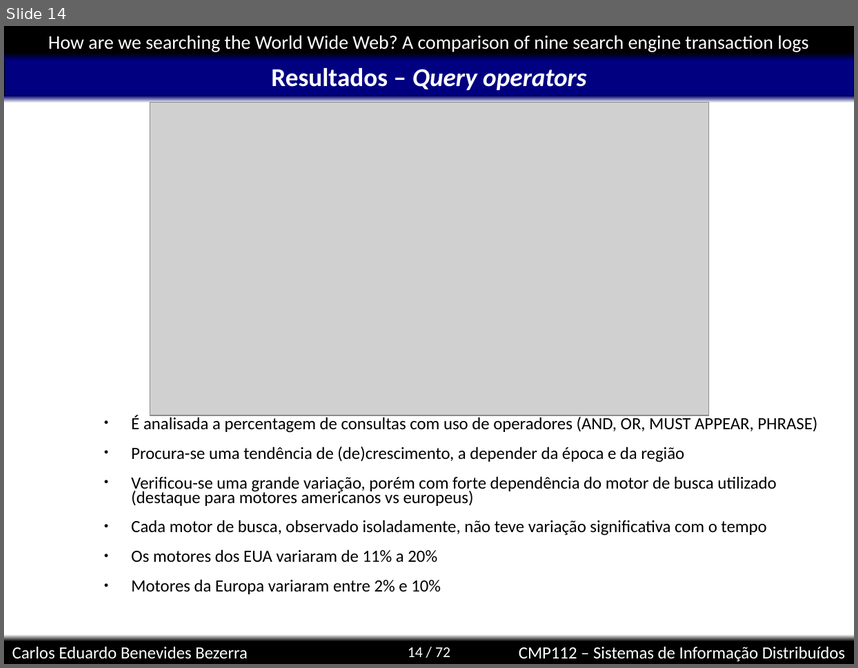
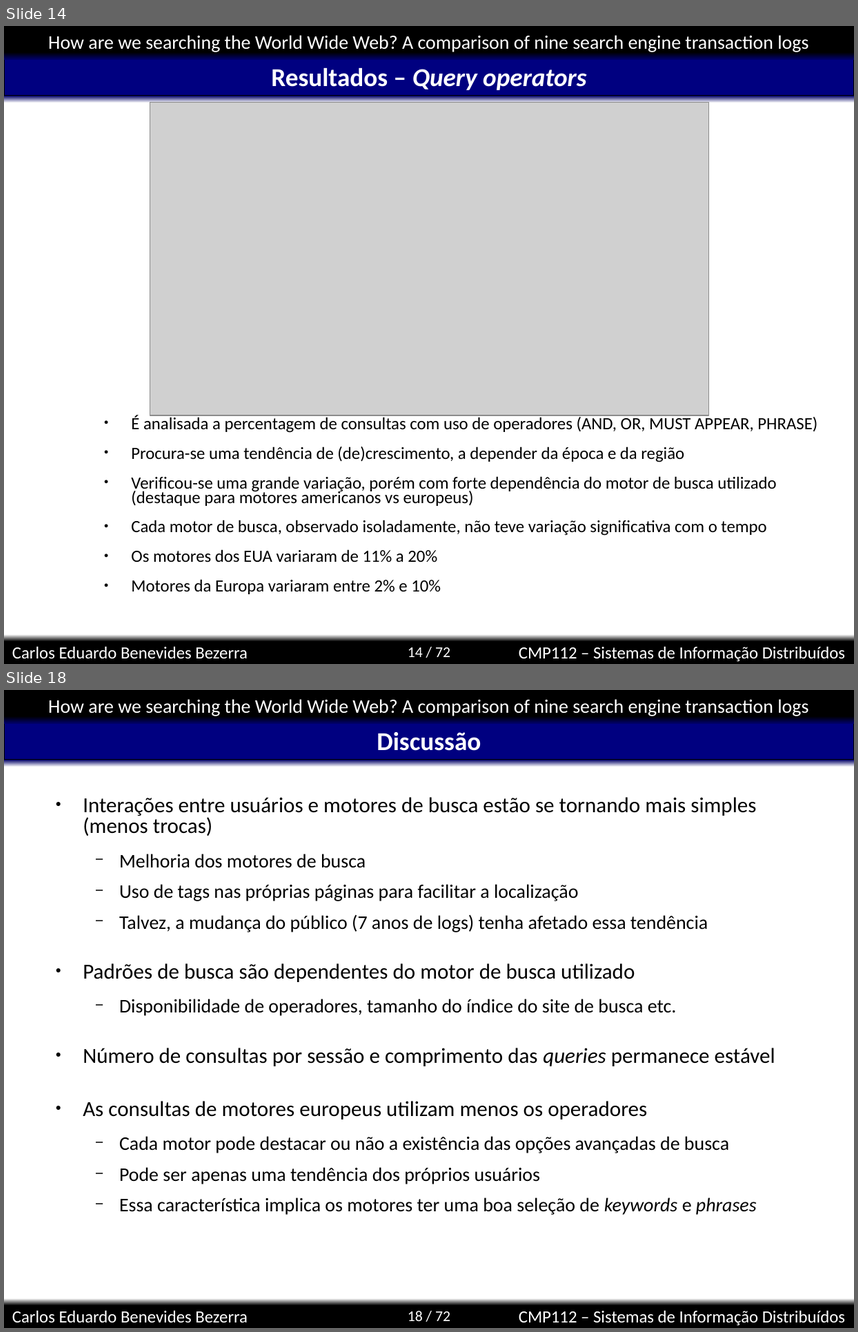
Before and after one commit to kdubezerra/kdubezerra, a slide deck: disciplinas/cmp112/artigohow.ppt. Shown one above the other, each under a label of ours: slide 14 before the commit, slides 14 and 18 after it; the slides between them are not shown. The pictures are 858x668 and 858x1332 pixels, drawn with LibreOffice and Linux fonts; fonts in the diff are those of the drawing; grey boxes stand for pictures; background and template pictures are left out. Boxes give left, top, right and bottom in pixels: in the first picture for what was removed or moved away, otherwise in the second. Text is boxed around its words. In the diff, an @@ line names an element or a change of style, - is before the commit and + after.

```diff
--- a/disciplinas/cmp112/artigohow.ppt
+++ b/disciplinas/cmp112/artigohow.ppt
@@ slide 18 added at (4, 690, 854, 1328), background #FFFFFF; not listed: 8 template elements that a slide beside it also shows @@
@@ title added at (377, 732, 481, 751), 24 pt, text #FFFFFF, bold @@
+Discussão
@@ text added at (83, 797, 775, 1214), 18 pt, text #000000 @@
+● Interações entre usuários e motores de busca estão se tornando mais simples (menos trocas)
+  − Melhoria dos motores de busca
+  − Uso de tags nas próprias páginas para facilitar a localização
+  − Talvez, a mudança do público (7 anos de logs) tenha afetado essa tendência
+● Padrões de busca são dependentes do motor de busca utilizado
+  − Disponibilidade de operadores, tamanho do índice do site de busca etc.
+● Número de consultas por sessão e comprimento das queries permanece estável
+● As consultas de motores europeus utilizam menos os operadores
+  − Cada motor pode destacar ou não a existência das opções avançadas de busca
+  − Pode ser apenas uma tendência dos próprios usuários
+  − Essa característica implica os motores ter uma boa seleção de keywords e phrases
```
Also in this commit, not shown: 1 slide changed, 2 other slides added.
